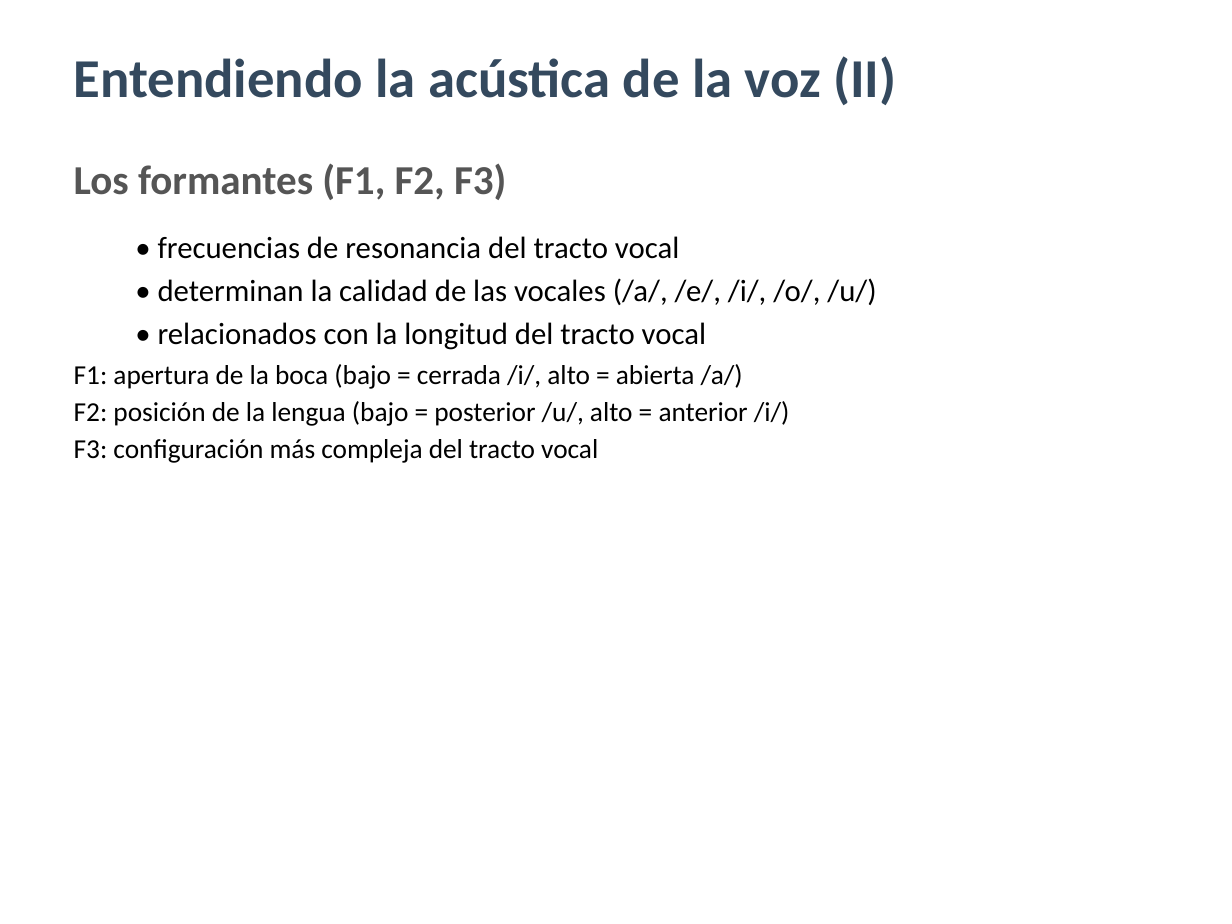
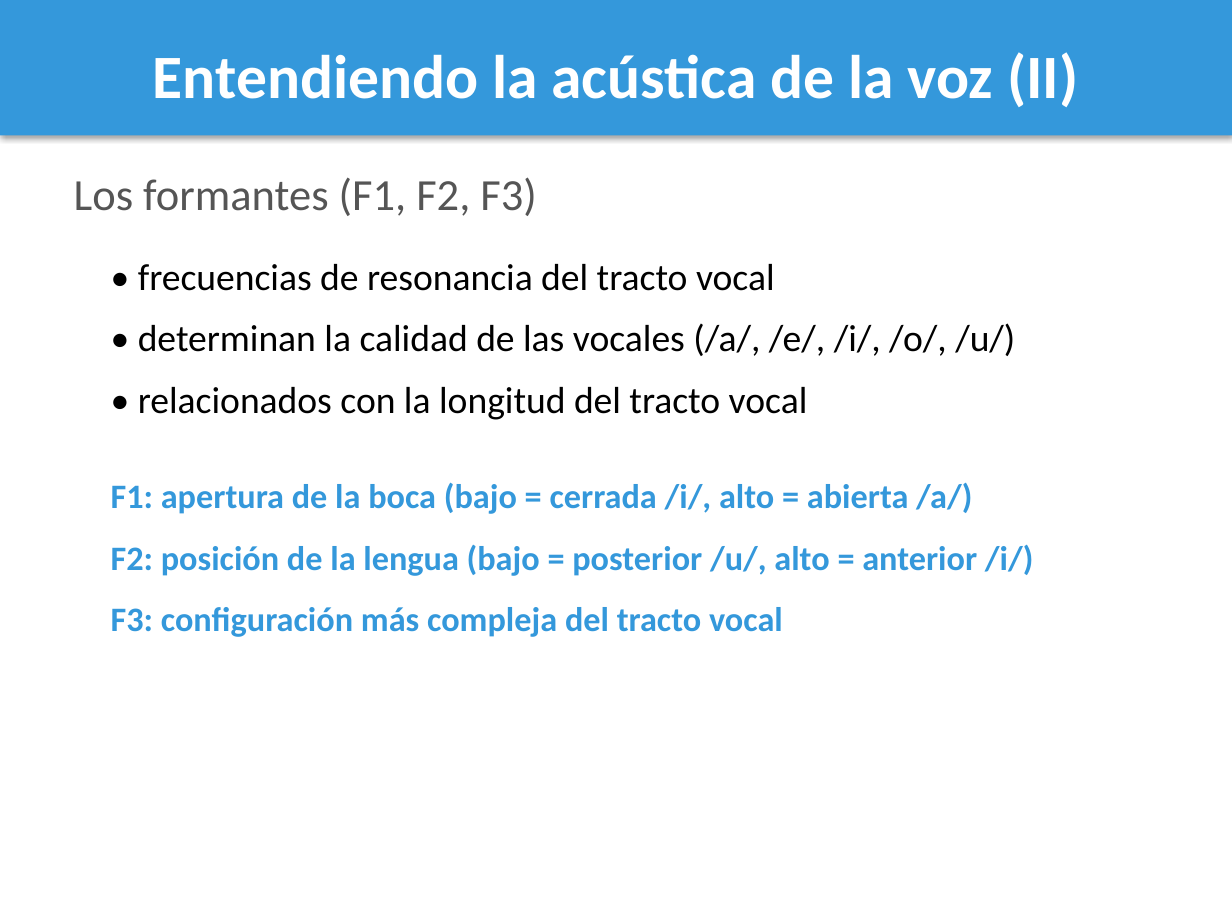
Before and after one commit to maquemmados/vozvozvoz, a slide deck: slide 9 of presentacion.pptx (slide 10 before the commit). Drawn at 1232x924 pixels with LibreOffice and Linux fonts; fonts in the diff are those of the drawing. Boxes give left, top, right and bottom in pixels: in the first picture for what was removed or moved away, otherwise in the second. Text is boxed around its words. In the diff, an @@ line names an element or a change of style, - is before the commit and + after.

```diff
--- a/presentacion.pptx
+++ b/presentacion.pptx
@@ rectangle added at (0, 0, 1232, 136), fill #3498DB @@
@@ text "Entendiendo la acústica de la ...": place and size @@
-text "Entendiendo la acústica de la ..." at (74, 56, 896, 105)
+text "Entendiendo la acústica de la ..." at (153, 52, 1078, 107)
@@ text "Entendiendo la acústica de la ..." at (153, 52, 1078, 107): size 32 to 36 pt, text colour #34495E to #FFFFFF; alignment left to centre @@
@@ text "Los formantes (F1, F2, F3)": place and size @@
-text "Los formantes (F1, F2, F3)" at (74, 163, 506, 200)
+text "Los formantes (F1, F2, F3)" at (74, 177, 536, 216)
@@ text "Los formantes (F1, F2, F3)" at (74, 177, 536, 216): size 24 to 26 pt, bold off @@
@@ text "• frecuencias de resonancia del ...": place and size @@
-text "• frecuencias de resonancia del ..." at (158, 236, 679, 259)
+text "• frecuencias de resonancia del ..." at (138, 264, 775, 291)
@@ text "• determinan la calidad de ...": place and size @@
-text "• determinan la calidad de ..." at (158, 278, 876, 305)
+text "• determinan la calidad de ..." at (138, 323, 1015, 356)
@@ size 18 to 22 pt in 3 elements at (138, 264, 775, 291), (138, 323, 1015, 356), (138, 387, 808, 420) @@
@@ text "• relacionados con la longitud ...": place and size @@
-text "• relacionados con la longitud ..." at (158, 322, 706, 350)
+text "• relacionados con la longitud ..." at (138, 387, 808, 420)
@@ text "F1: apertura de la boca ...": place and size @@
-text "F1: apertura de la boca ..." at (74, 364, 743, 389)
+text "F1: apertura de la boca ..." at (111, 482, 972, 514)
@@ text "F2: posición de la lengua ...": place and size @@
-text "F2: posición de la lengua ..." at (74, 401, 790, 426)
+text "F2: posición de la lengua ..." at (111, 545, 1033, 576)
@@ size 16 to 20 pt, text colour #000000 to #3498DB, bold on in 3 elements at (111, 482, 972, 514), (111, 545, 1033, 576), (111, 607, 783, 637) @@
@@ text "F3: configuración más compleja del ...": place and size @@
-text "F3: configuración más compleja del ..." at (74, 439, 598, 463)
+text "F3: configuración más compleja del ..." at (111, 607, 783, 637)
```
Also in this commit, not shown: 19 other slides changed, 1 slide added, 3 slides removed, 1 other file.
